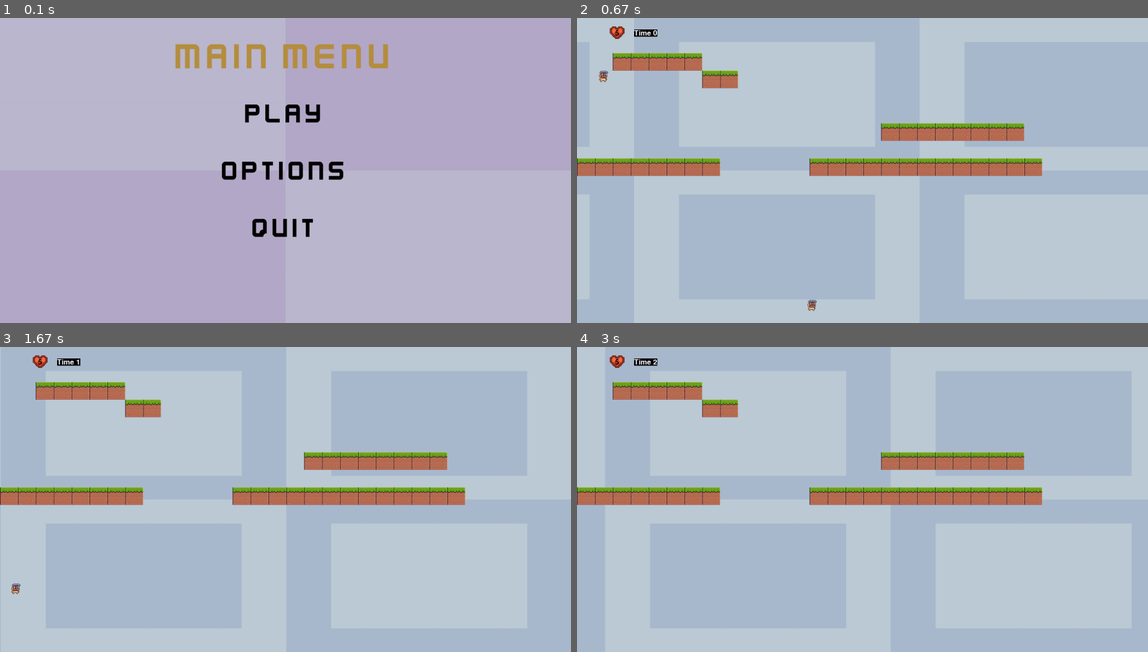
Above: before the commit, frames 1-4 (two rows, left to right).
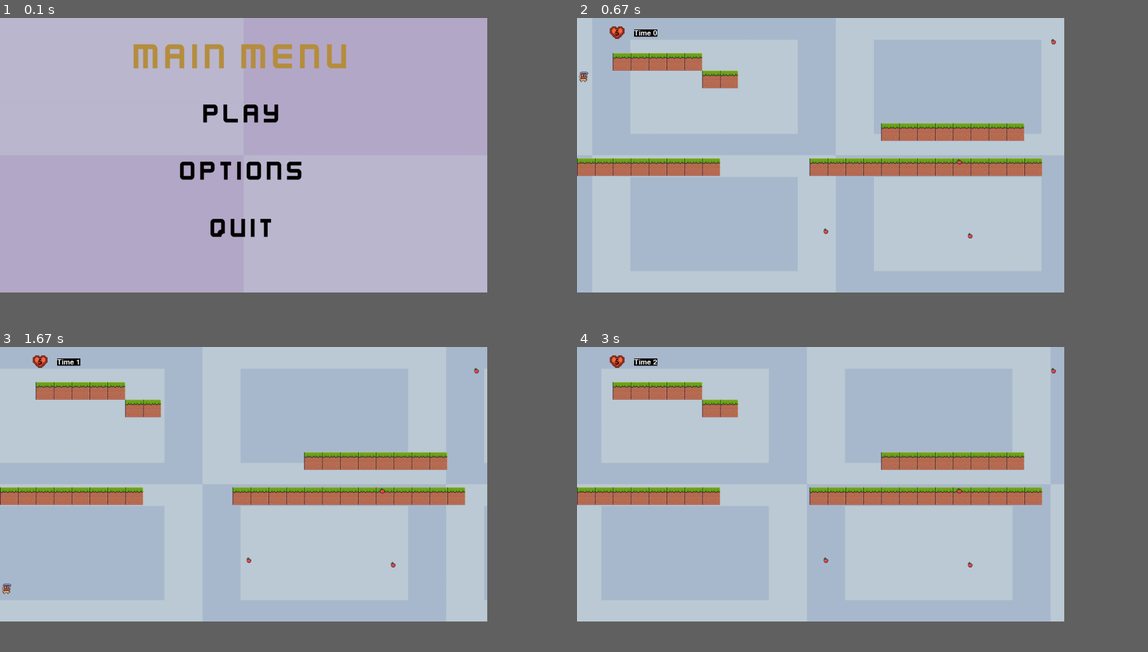
Above: after the commit, the same moments.

Repository: Maxizx/patricioBallesteros-pygame-tp-final
Game: pygame game, started from main.py
Same seed, same stepped clock (60 frames per second), same inputs: the game is played once before the commit and once after it.
Inputs (mouse positions are in pixels of both pictures, inside the frame that each line leads up to):
- Up to frame 1 (0.1 s): no input
- Up to frame 2 (0.67 s): click "PLAY" at 0.38 s
- Up to frame 3 (1.67 s): hold Right 0.67-1.13 s; move the mouse to (222, 496) at 0.7 s; hold Up 1.17-1.47 s; hold Right from 1.5 s (still down)
- Up to frame 4 (3 s): release Right at 1.97 s; hold Left 2-2.53 s; hold Down 2.57-2.87 s; hold Left from 2.9 s (still down)
The window is 900x480 before the commit and 768x432 after it. Grey fills any space a smaller window leaves; there, only what the larger window draws over its background counts as a difference.

The runs differ from the first frame. In frame 1, 4.0% of the frame differs, in the area x 23-68%, y 8-72%; in frame 2, 0.2%; in frame 3, 0.1%; in frame 4, less than 0.1%.

Commit message:
add spawn_frutas, spawn_enemigos

Diff:
--- a/botin.py
+++ b/botin.py
@@ -1,6 +1,5 @@
 import pygame as pg
 import random
-import player
 from auxiliar import Auxiliar
 import random as rd
 from constantes import (ANCHO_VENTANA,ALTO_VENTANA)
@@ -35,10 +34,12 @@
 
 
 
-    def draw(self,pantalla):
-        self.image = self.animation[self.frame]
-        pantalla.blit(self.image,self.rect)
+    # def draw(self,pantalla):
+    #     self.image = self.animation[self.frame]
+    #     pantalla.blit(self.image,self.rect)
 
     def colision_con_fruta(self,objeto):
-        if self.rect.colliderect(objeto):
+        if pg.sprite.spritecollide(objeto,group=self.grupo_frutas,dokill=True):
+        # if self.rect.colliderect(objeto):
+            print("frutaaa")
             print(self.puntos)
--- a/config/settings.json
+++ b/config/settings.json
@@ -1,7 +1,7 @@
 {
     "configuraciones_generales": {
-        "ANCHO_VENTANA": 1500,
-        "ALTO_VENTANA": 800,
+        "ANCHO_VENTANA": 1280,
+        "ALTO_VENTANA": 720,
         "FPS": 60,
         "FOLDER_MUSIC": "/home/pato/Datos/PC/Documents/UTN/tp_pygame/audio",
         "VOLUMEN_DEFAULT": 0.01
--- a/enemigo.py
+++ b/enemigo.py
@@ -4,10 +4,11 @@
 from auxiliar import Auxiliar
 from constantes import *
 from player import Player
+import random as rd
 
 
 class Enemy(pg.sprite.Sprite):
-    def __init__(self, x, y, speed_walk, speed_run, gravity, jump) -> None:
+    def __init__(self, x, y) -> None:
         super().__init__()
         self.walk_r = Auxiliar.getSurfaceFromSpriteSheet("images/caracters/stink/Run (32x32).png", 12, 1)[:12]
         self.walk_l = Auxiliar.getSurfaceFromSpriteSheet("images/caracters/stink/Run (32x32).png", 12, 1, True)[:12]
@@ -17,14 +18,17 @@
         self.frame = 0
         self.move_x = x
         self.move_y = y
-        self.speed_walk = speed_walk
-        self.speed_run = speed_run
-        self.gravity = gravity
+        self.speed_walk = rd.randint(2,5)
+        self.speed_run = rd.randint(2,5)
+        self.gravity = 8
         self.animation = self.stay
         self.image = self.animation[self.frame]
         self.rect = self.image.get_rect()
         self.direccion = "right"
         self.grupo_enemigos = pg.sprite.Group()
+        self.heroe = Player
+        self.cooldown_de_hit = 1000
+        self.tiempo_entre_hits = pg.time.get_ticks()
 
         self.is_jump = False
 
@@ -67,11 +71,17 @@
             self.rect.y += self.gravity
 
 
-
     def movimiento_horizontal_de_la_camara(self, valor):
         camara_x = -self.rect[0] % ANCHO_VENTANA
         camara_x -=  valor
         return camara_x
+
+    def colision_con_enemigo(self,objeto):
+        if pg.sprite.spritecollide(objeto,self.grupo_enemigos,dokill=False):
+            if self.rect.colliderect(objeto):
+                if (pg.time.get_ticks() - self.tiempo_entre_hits) > self.cooldown_de_hit:
+                    self.heroe.lives -=1
+                    self.tiempo_entre_hits = pg.time.get_ticks()
 
     def colision_con_objetos(self,objeto):
 
@@ -85,7 +95,13 @@
                 self.rect.left = objeto.right
                 self.caminar_direccion(False)
 
+    def spawn_enemigos(self,cantidad_de_enemigos = 4):
+        for _ in range(cantidad_de_enemigos):
+            enemigo = Enemy(0,0)
+            self.grupo_enemigos.add(enemigo)
+            # print(f"x: {fruta.rect.x} y :{fruta.rect.y}")
+            print("Se creó un enemigo nueva")
 
-    def draw(self, screen):
-        self.image = self.animation[self.frame]
-        screen.blit(self.image, self.rect)
+    # def draw(self, screen):
+    #     self.image = self.animation[self.frame]
+    #     screen.blit(self.image, self.rect)
--- a/game.py
+++ b/game.py
@@ -55,13 +55,18 @@
         self.imagen_fondo2 = Auxiliar.load_image_and_scale("images/locations/fondos/Blue.png",ANCHO_VENTANA,ALTO_VENTANA)
         self.vidas = Auxiliar.load_image_and_scale("images/corazo.png",50,50)
         self.player_1 = Player(config_player)
-        self.enemigo_1= Enemy(0, 0, 4, 8, 8, 16)
+        # self.enemigo_1= Enemy(0, 0, 4, 8, 8, 16)
         # self.fruta_1 = Frutas(200,300)
         self.fruta = Frutas()
+        self.enemigo = Enemy(0,0)
         self.lista_de_niveles = niveles
         self.nivel = 0
         self.escenario =  0
         self.mapas = construir_mapas()
+        self.fruta.spawn_frutas()
+        self.enemigo.spawn_enemigos()
+
+
 
     def run(self):
         """
@@ -69,6 +74,7 @@
         """
         while True:
             relog = pg.time.get_ticks()//1000
+            self.musica_de_fondo.reproducir_audio()
 
             for event in pg.event.get():
                 if event.type == pg.QUIT:
@@ -76,7 +82,6 @@
                     sys.exit()
 
                 # self.musica_de_fondo.play(-1)
-                self.musica_de_fondo.reproducir_audio()
                 lista_teclas_presionadas = pg.key.get_pressed()
                 if lista_teclas_presionadas[pg.K_i]:
                     # main_menu()
@@ -89,7 +94,8 @@
                     print(f"el volmen actual es de {self.musica_de_fondo.get_volumen_del_audio()}")
 
                 self.player_1.selector_de_movimiento(lista_teclas_presionadas)
-                self.enemigo_1.caminar_direccion(True)
+                self.enemigo.caminar_direccion(True)
+
 
             # camara_x = -self.player_1.rect[0] % self.imagen_fondo2.get_rect().width
             camara_x = -self.player_1.rect[0] % ANCHO_VENTANA
@@ -104,24 +110,18 @@
                 self.game_over()
 
 
-            # for muro in muros:
-            #     self.player_1.colision_con_objetos(muro)
-            #     self.enemigo_1.colision_con_objetos(muro)
-            # self.colision_muros()
 
-            self.fruta.spawn_frutas
-
-            # self.fruta_1.colision_con_fruta(self.player_1)
-            self.player_1.colision_con_enemigo(self.enemigo_1)
+            self.fruta.colision_con_fruta(self.player_1)
+            self.enemigo.colision_con_enemigo(self.player_1)
 
             self.cargar_mapa()
             # dibujar_muros(self.screen,muros)
-            self.enemigo_1.update()
-            self.enemigo_1.draw(self.screen)
+            self.enemigo.grupo_enemigos.update()
+            self.enemigo.grupo_enemigos.draw(self.screen)
             self.player_1.update()
             self.player_1.draw(self.screen)
+            self.fruta.grupo_frutas.draw(self.screen)
             self.fruta.grupo_frutas.update()
-            self.fruta.grupo_frutas.draw(self.screen)
 
             # self.fruta_1.update()
             # self.fruta_1.draw(self.screen)
@@ -131,7 +131,6 @@
             self.screen.blit(self.vidas,(80,13))
             self.screen.blit(contador_vidas,(100,30))
             self.screen.blit(contador,(150,30))
-
             # enemigos update
             # player dibujarlo
             # dibujar todo el nivel
@@ -161,14 +160,16 @@
 
     def cargar_mapa(self):
         self.mapa = self.eleccion_nivel(self.lista_de_niveles,self.nivel,self.escenario)
-        self.muros =self.mapas.construir_mapa(self.mapa)
+        self.muros = self.mapas.construir_mapa(self.mapa)
         self.mapas.dibujar_muros(self.screen,self.muros)
+        self.colision_muros(self.muros)
 
     def pasar_escenario(self):
         self.escenario += 1
         self.eleccion_nivel(self.lista_de_niveles,self.nivel,self.escenario)
 
-    # def colision_muros(self):
-    #     for muro in self.muros:
-    #         self.player_1.colision_con_objetos(muro)
-    #         self.enemigo_1.colision_con_objetos(muro)
+    def colision_muros(self,muros):
+        for muro in muros:
+            # self.mapas.grupo_bloques.add(muro)
+            self.player_1.colision_con_objetos(muro)
+            self.enemigo.colision_con_objetos(muro)
--- a/niveles/plataforma.py
+++ b/niveles/plataforma.py
@@ -73,8 +73,3 @@
     def dibujar_muros(self,superficie, muros):
         for m in muros:
             self.dibujar_muro(superficie, m)
-
-
-# mapa = eleccion_nivel(niveles,0,escenario)
-
-# muros = construir_mapa(mapa)
--- a/player.py
+++ b/player.py
@@ -3,7 +3,8 @@
 from constantes import *
 
 
-class Player:
+
+class Player(pg.sprite.Sprite):
     def __init__(self, diccionario) -> None:
         self.walk_r = Auxiliar.getSurfaceFromSpriteSheet("images/caracters/stink/Run (32x32).png", 12, 1)[:12]
         self.walk_l = Auxiliar.getSurfaceFromSpriteSheet("images/caracters/stink/Run (32x32).png", 12, 1, True)[:12]
@@ -109,12 +110,15 @@
             self.rect.x -= self.rect.x
             self.lives -= 1
 
-    def colision_con_enemigo(self,objeto):
-
-        if self.rect.colliderect(objeto):
-            if (pg.time.get_ticks() - self.tiempo_entre_hits) > self.cooldown_de_hit:
-                self.lives -=1
-                self.tiempo_entre_hits = pg.time.get_ticks()
+    # def colision_con_enemigo(self,objeto):
+    #     if pg.sprite.spritecollide(objeto,self.grupo_enemigos):
+    #         if self.rect.colliderect(objeto):
+    #             if objeto.rect.bottom < self.rect.top:
+    #                 print("pisó al enemigo")
+    #             else:
+    #                 if (pg.time.get_ticks() - self.tiempo_entre_hits) > self.cooldown_de_hit:
+    #                     self.lives -=1
+    #                     self.tiempo_entre_hits = pg.time.get_ticks()
 
 
     def movimiento_horizontal_de_la_camara(self, valor):
